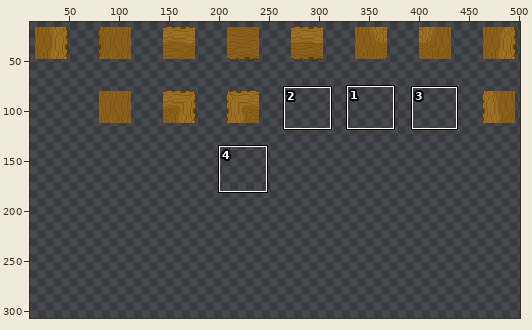
Sprite sheet -- assets/sprites/environment/tree-tiles.png. The first picture is a wide view before the edit; the outline marks the close-up.
Close-up. The starting point:
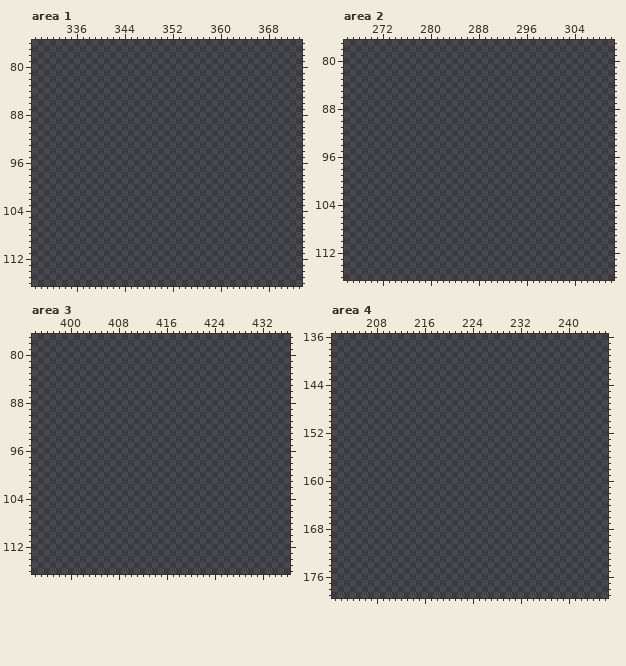
The file is 512x512 pixels. Shown: area 1: x 329..373, y 76..116; area 2: x 266..310, y 77..116; area 3: x 394..436, y 77..116; area 4: x 201..246, y 136..179. The wide view leaves out empty margins. The commit also changed other parts of the picture, which this record leaves out.
The same view after the edit:
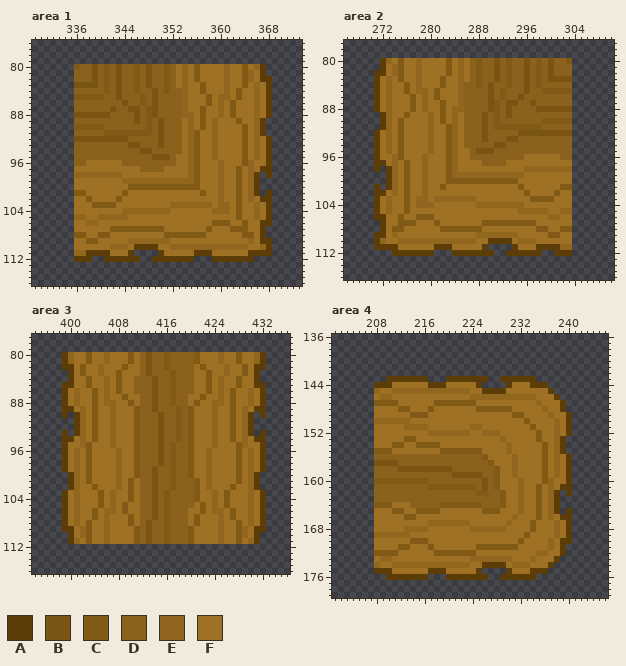
Palette (. is transparent): A #5c3d07  B #7a5413  C #815a16  D #8b621c  E #916720  F #9e7124
What changed:
Changed rows in their new state; - is an unchanged pixel.
Area 1:
first column x 336:
 80 CDDBDCDBDDCDBDDCDFEFCFFFFEFFCFEA-
 81 DDDBDCDBDDCDBDDCDFEFCFFFFEFFCEFA-
 82 DDDBDCDBDDCDBDDCDFEFCFFFFEFFCEFAA
 83 BBBBDCDBDDCDBDDCDFEFFCFFFEFFCFEFA
 84 DDDDDCDBDDCDDBDCDDEFFCFFFEFCFFEFA
 85 CCCCCDDBDDDCDBDDDDEFFFCFEEFCFFEFA
 86 DDDDDDDDBDDCDBDDDDEFFFCFEFCFFFEFA
 87 DDDDDDBDDBBDCBDDDDEFFCFFEFCFFFEFA
 88 BBBBBBDDDDBDCBDDDDEEFCFFEFCFFFEFA
 89 DDDDDDDDDDBDCDBDDDFEFCFEFFFCFFEA-
 90 CCCCCDDDDDDDCDBDDDFEFCFEFFFFCFEA-
 91 DDDDDCCCCCCCCDBDDDFECFFEFFFFCFEA-
 92 BBBBBBBBBDDDDDBDDDFECFFEFFFFCFEFA
 93 DDDDDDDDDBBDDDBDDDFECFFEFFFFCFEFA
 94 DDDDDDDDDDDBBDDDDDFECFFEFFFFCFEFA
 95 DDDDDDDDDDDDDBBBDFFECFFEFFFFCFEFA
 96 DDFFFFFFDDDDDDDDDFFECFFFEFFFCEFFA
 97 FFFFFFFFFFFDDDDFFFFECFFFEFFCFEFAA
 98 EEEEEEEEFFFFFFFFFFFECFFFEFFCFEA-A
 99 FFFFFFFFEEEEEEEEEEEECFFFEFFCFEA--
100 FFFFFFFFFCCCCCCCCCCCCFFFEFFCFEA--
101 CCFFFFFFCFFFFFFFFFFFFCFFEFFCFEA-A
102 FFCFFFFCFFFFFFFFFFFFFFFFEFFCFEFAA
103 FFFCCCCFFFFFFFFFEEEEEEEFEEFCFFEFA
104 FFFFFFFFEEEEEEEEFFFFFFFEEEFCFFEFA
105 EEFFEEEEEFFFFFFFFFFFFFFFFFFCFFEFA
106 FFEEFFFFFFFFFFFFFFFFFFFCCCFFCFFAA
107 FFFFFFCCCCCCCCCFFFFFFFCFFFCCCFFA-
108 CCFFCCFFFFFFFFFCCCCCCCFFFFFFCCFA-
109 FFCCFFFFFEEEEEEEFFFFFFFFFFFFFEFAA
110 FFFFFFEEEFAAAAFFEEEEEEEEEEEEEFFEA
111 EEAAAAFFFA----AFFFFFAAAFFFFFFAAAA
112 AAA--AAAAAA--AAAAAAA---AAAAAAA---
Area 2:
first column x 271:
 80 -AEFCFFEFFFFCFEFDCDDBDCDDBDCDBDDC
 81 -AFECFFEFFFFCFEFDCDDBDCDDBDCDBDDD
 82 AAFECFFEFFFFCFEFDCDDBDCDDBDCDBDDD
 83 AFEFCFFEFFFCFFEFDCDDBDCDDBDCDBBBB
 84 AFEFFCFEFFFCFFEDDCDBDDCDDBDCDDDDD
 85 AFEFFCFEEFCFFFEDDDDBDCDDDBDDCCCCC
 86 AFEFFFCFEFCFFFEDDDDBDCDDBDDDDDDDD
 87 AFEFFFCFEFFCFFEDDDDBCDBBDDBDDDDDD
 88 AFEFFFCFEFFCFEEDDDDBCDBDDDDBBBBBB
 89 -AEFFCFFFEFCFEFDDDBDCDBDDDDDDDDDD
 90 -AEFCFFFFEFCFEFDDDBDCDDDDDDDCCCCC
 91 -AEFCFFFFEFFCEFDDDBDCCCCCCCCDDDDD
 92 AFEFCFFFFEFFCEFDDDBDDDDDBBBBBBBBB
 93 AFEFCFFFFEFFCEFDDDBDDDBBDDDDDDDDD
 94 AFEFCFFFFEFFCEFDDDDDBBDDDDDDDDDDD
 95 AFEFCFFFFEFFCEFFDBBBDDDDDDDDDDDDD
 96 AFFECFFFEFFFCEFFDDDDDDDDDFFFFFFDD
 97 AAFEFCFFEFFFCEFFFFDDDDFFFFFFFFFFF
 98 A-AEFCFFEFFFCEFFFFFFFFFFFEEEEEEEE
 99 --AEFCFFEFFFCEEEEEEEEEEEEFFFFFFFF
100 --AEFCFFEFFFCCCCCCCCCCCCFFFFFFFFF
101 A-AEFCFFEFFCFFFFFFFFFFFFCFFFFFFCC
102 AAFEFCFFEFFFFFFFFFFFFFFFFCFFFFCFF
103 AFEFFCFEEFEEEEEEEFFFFFFFFFCCCCFFF
104 AFEFFCFEEEFFFFFFFEEEEEEEEFFFFFFFF
105 AFEFFCFFFFFFFFFFFFFFFFFFEEEEEFFEE
106 AAFFCFFCCCFFFFFFFFFFFFFFFFFFFEEFF
107 -AFFCCCFFFCFFFFFFFCCCCCCCCCFFFFFF
108 -AFCCFFFFFFCCCCCCCFFFFFFFFFCCFFCC
109 AAFEFFFFFFFFFFFFFEEEEEEEFFFFFCCFF
110 AEFFEEEEEEEEEEEEEFFAAAAFEEEFFFFFF
111 AAAAFFFFFFAAAFFFFFA----AFFFAAAAEE
112 ---AAAAAAA---AAAAAAA--AAAAAA--AAA
Area 3:
first column x 399:
 80 AEFFCFFEFFFCFDBDDCDDDDCFFFEFFCFFEA
 81 AEFFCFFEFFFCFDBDDCDDDDCFFFEFFCFFEA
 82 AAFCFFEFFFCFFDBDDCDDDDFCFFFEFFCFAA
 83 -AFCFFEFFCFFFDBDDDCDDDFFCFFEFFCFA-
 84 -AFFCFFEFCFFDDDBDDCDDDFFCFEFFCFFA-
 85 AAFFCFFEFCFFDDDBDDCDDDFFCFEFFCFFAA
 86 AFEFFCFEFCFFDDDBDDCDDDFFCFEFCFFEFA
 87 AFEFFCFEFFCFFDDBDDCDDFFCFFEFCFFEFA
 88 AFEFFCFEEFFCFDDBDDCDDFCFFEEFCFFEFA
 89 AAFEFCFFEFFFCDDBDDDCDCFFFEFFCFEFAA
 90 A-AEFCFFEFFFCDDDBDDCDCFFFEFFCFEA-A
 91 --AEFCFFEFFFCDDDBDDCDCFFFEFFCFEA--
 92 --AEFCFFEFFFCDDDBDDCDCFFFEFFCFEA--
 93 A-AEFCFFEFFFCDDDBDDCDCFFFEFFCFEA-A
 94 AAFEFCFFEFFFCDDDBDDCDCFFFEFFCFEFAA
 95 AFFECFFFEFFFCDDDBDCDDCFFFEFFFCEFFA
 96 AFEFCFFFFEFFCDDDBDCDDCFFEFFFFCFEFA
 97 AFEFCFFFFEFFCDDDBDCDDCFFEFFFFCFEFA
 98 AFEFCFFFFEFFCDDDBDCDDCFFEFFFFCFEFA
 99 AFEFCFFFFEFFCDDBDDCDDCFFEFFFFCFEFA
100 -AEFCFFFFEFFCDDBDDCDDCFFEFFFFCFEA-
101 -AEFCFFFFEFCFDDBDDCDDDCFEFFFFCFEA-
102 -AEFFCFFFEFCFDDBDDCDDDCFEFFFCFFEA-
103 AFEFFFCFEFFCFDDBDCDDDDCFFEFCFFFEFA
104 AFEFFFCFEFFCFDDBDCDDDDCFFEFCFFFEFA
105 AFEFFFCFEFCFFDDBDCDDDDFCFEFCFFFEFA
106 AFEFFCFEEFCFFDDBDCDDDFFCFEEFCFFEFA
107 AFEFFCFEFFFCFDDBDCDDDFCFFFEFCFFEFA
108 AFEFCFFEFFFCFDBDDCDDDFCFFFEFFCFEFA
109 AAFECFFEFFFFCDBDDCDDDCFFFFEFFCEFAA
110 -AFECFFEFFFFCDBDDCDDDCFFFFEFFCEFA-
111 -AEFCFFEFFFFCDBDDCDDDCFFFFEFFCFEA-
Area 4:
first column x 208:
143 --AAAAAAA---AAAAAAA--AAAAAA------
144 AAAFFFFFFAAAFFFFFA----AFFFAAA----
145 EFFEEEEEEEEEEEEEFFAAAAFFFFFFFA---
146 FEEFFFFFFFFFFFFFEEEEEEEEEEEFFFA--
147 CCCCFFFFFFCCCCCCCFFFFFFFFFFEFFFA-
148 FFFFCCFFFCFFFFFFFCCCCCCFFFFFEFFA-
149 FFFFFFCCCFFFFFFFFFFFFFFCCFFFFEFFA
150 EEEEEEFFFFFFFFFFFFFFFFFFFCFFFFEFA
151 FFFFFEEEEFFFFFFFEEFFFFFFFFCFFFEFA
152 FFFFFFFFFEEEEEEEFFEEEFFFFFFCFFEFA
153 FFFFFCCFFFFFFFFFFFFFFEFFFFFCFFEA-
154 FFFCCFFCCCCFFFFFFFFFFFEFFFFFCFEA-
155 CCCFFFFFFFFCCCCCCCFFFFEFFFFFCFEA-
156 DDDDDDDDDDDDDDDDDDCFFFFEFFFFCFEFA
157 BBBBDDDDDDDDDDDDDDDCFFFEFFFFCFEFA
158 DDDDBBBBBBBBBDDDDDDDCFFEFFFFCFEFA
159 DDDDDDDDDDDDDBBBBBDDCFFEFFFFCFEFA
160 CCCCCCCCCDDDDDDDDDBDCFFFEFFFCEFFA
161 DDDDDDDDDCCCCCCCCDBDCFFFEFFCFEFAA
162 DDDDDDDDDDDDDDDDDCCDDCFFEFFCFEA-A
163 DDDDDDDDDDDDDDDDDDDDDCFFEFFCFEA--
164 CCCFFFDDDDDCCCCCCCDDDCFFEFFCFEA--
165 FFFCCFFCCCCFFFFFFFCCCFFFEFFCFEA-A
166 FFFFFCCFFFFFFFFFFFFFFFFEFFFCFEFAA
167 FFFFFFFFFEEEEEEEFFFFFFEFFFCFFFEFA
168 FFFFFEEEEFFFFFFFEEEEEEFFFFCFFFEFA
169 EEEEEEFFFFFFFFFFFFFFFFFFFCFFFFEFA
170 FFFFFFCCCFFFFFFFFFFFFFFFCFFFFEFAA
171 FFFFCCFFFCFFFFFFFCCCCCCCFFFFFEFA-
172 CCCCFFFFFFCCCCCCCFFFFFFFFFFEEFFA-
173 FEEFFFFFFFFFFFFFEEEEEEEFFFEFFFA--
174 EFFEEEEEEEEEEEEEFFAAAAFEEEFFFA---
175 AAAFFFFFFAAAFFFFFA----AFFFAAA----
176 --AAAAAAA---AAAAAAA--AAAAAA------
Changed places in both close-ups, as pixel boxes (x1, y1, x2, y2):
added: (74, 64, 272, 262)
added: (374, 58, 572, 256)
added: (62, 352, 266, 544)
added: (374, 376, 572, 580)
